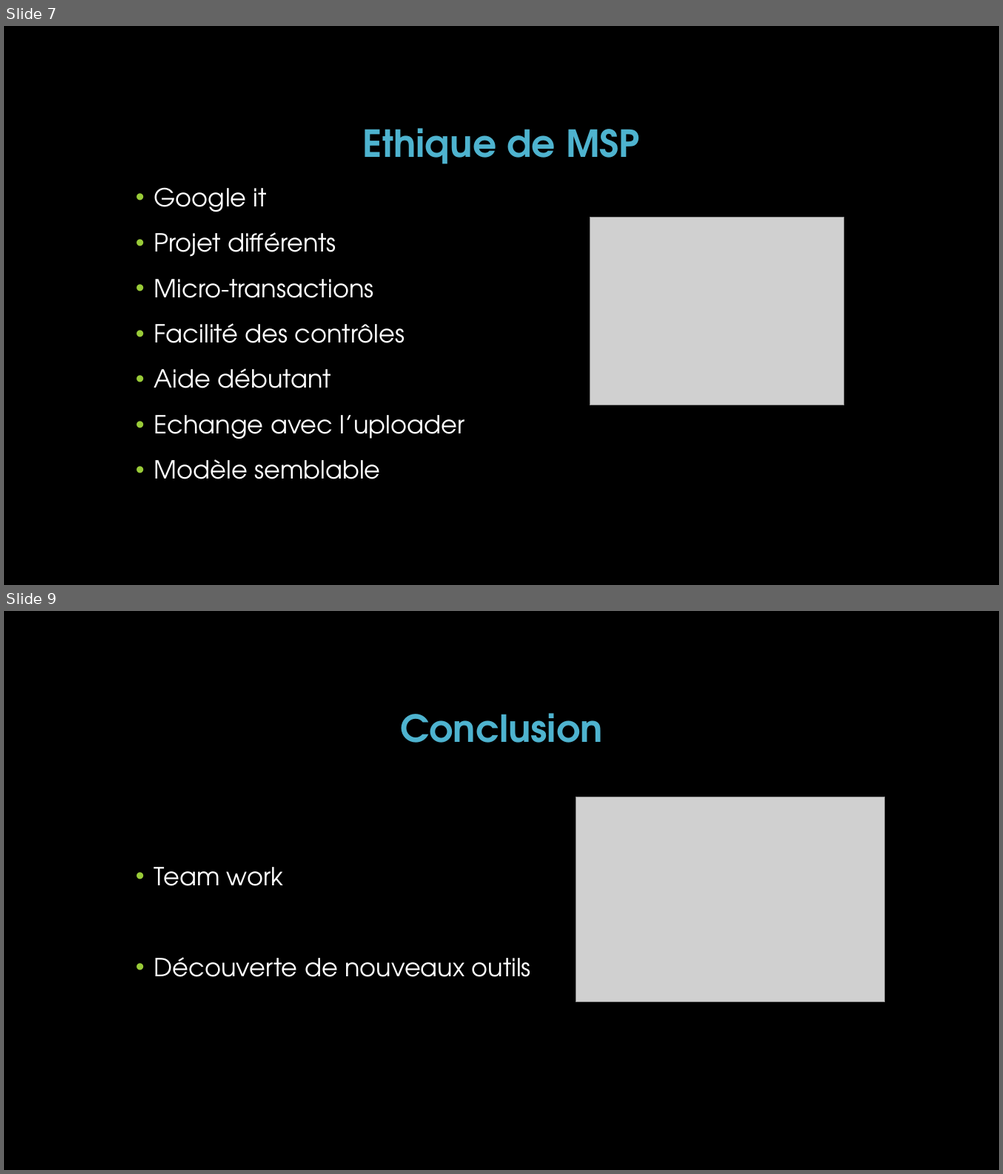
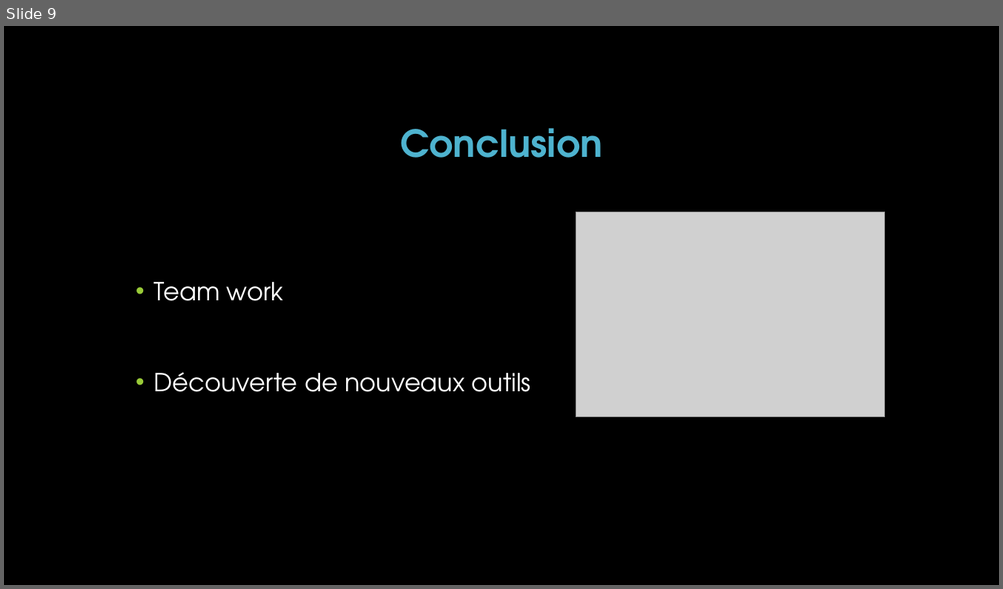
Before and after one commit to HugoPoi/mysourceproject, a slide deck: PowertPoint_Soutenance_Vendredi/MySourceProject_true_final.pptx. Shown one above the other, each under a label of ours: slides 7 and 9 before the commit, slide 9 after it; the slides between them are not shown. The pictures are 1003x1174 and 1003x589 pixels, drawn with LibreOffice and Linux fonts; fonts in the diff are those of the drawing; grey boxes stand for pictures; background and template pictures are left out. Boxes give left, top, right and bottom in pixels: in the first picture for what was removed or moved away, otherwise in the second. Text is boxed around its words. In the diff, an @@ line names an element or a change of style, - is before the commit and + after.

```diff
--- a/PowertPoint_Soutenance_Vendredi/MySourceProject_true_final.pptx
+++ b/PowertPoint_Soutenance_Vendredi/MySourceProject_true_final.pptx
@@ slide 7 removed at (4,26,999,585), background picture (left out) @@
@@ title removed at (363,128,640,164) @@
-Ethique de MSP
@@ text removed at (154,187,465,480) @@
-• Google it
-• Projet différents
-• Micro-transactions
-• Facilité des contrôles
-• Aide débutant
-• Echange avec l’uploader
-• Modèle semblable
@@ picture removed at (589,218,844,406) @@
```
Also in this commit, not shown: 5 slides changed, 3 slides added, 2 other slides removed, 2 other files.
